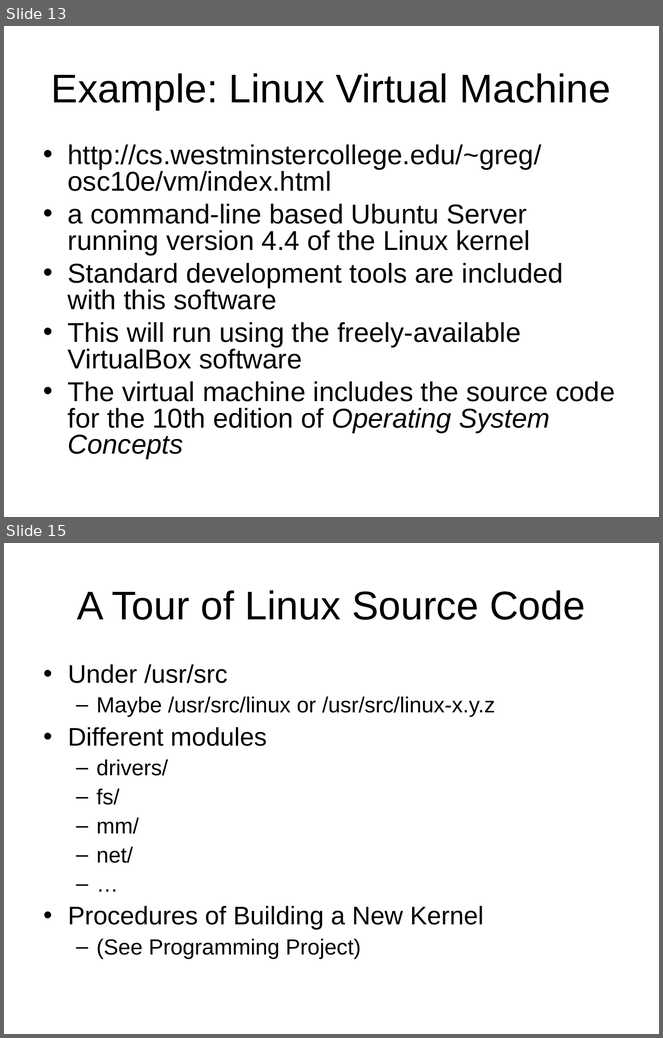
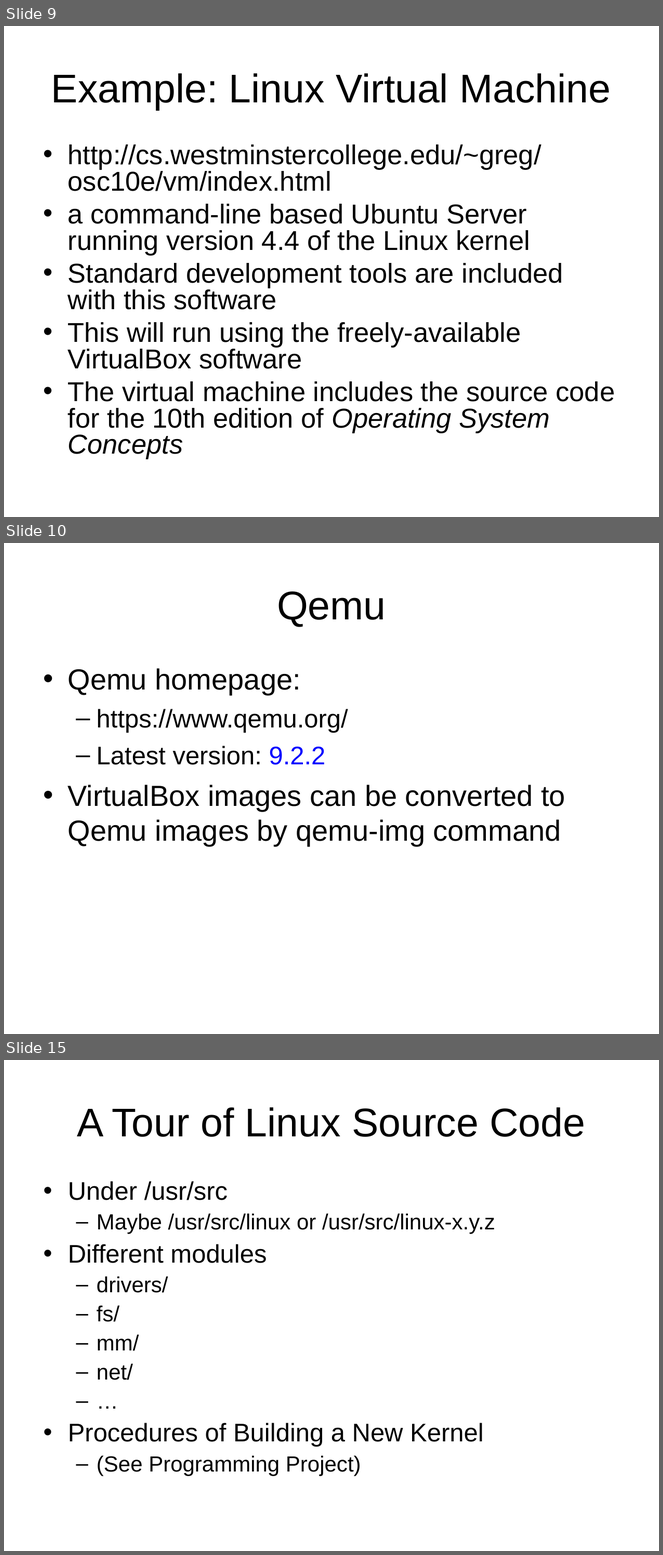
Before and after one commit to chriswjh/chriswjh.github.io, a slide deck: OSu/Ex01.ppt. Shown one above the other, each under a label of ours: slides 13 and 15 before the commit, slides 9, 10 and 15 after it; the slides between them are not shown. The pictures are 663x1038 and 663x1555 pixels, drawn with LibreOffice and Linux fonts; fonts in the diff are those of the drawing. Boxes give left, top, right and bottom in pixels: in the first picture for what was removed or moved away, otherwise in the second. Text is boxed around its words. In the diff, an @@ line names an element or a change of style, - is before the commit and + after.

```diff
--- a/OSu/Ex01.ppt
+++ b/OSu/Ex01.ppt
@@ slide 10 added at box(4, 543, 659, 1034), background #FFFFFF @@
@@ title added at box(277, 591, 386, 627), 44 pt, text #000000 @@
+Qemu
@@ text added at box(68, 668, 566, 847), 32 pt, text #000000 @@
+• Qemu homepage:
+  – https://www.qemu.org/
+  – Latest version: 9.2.2
+• VirtualBox images can be converted to Qemu images by qemu-img command
@@ what was slide 13 is now slide 9 @@
```
Also in this commit, not shown: 9 slides changed, 1 other slide added, 2 slides removed.
